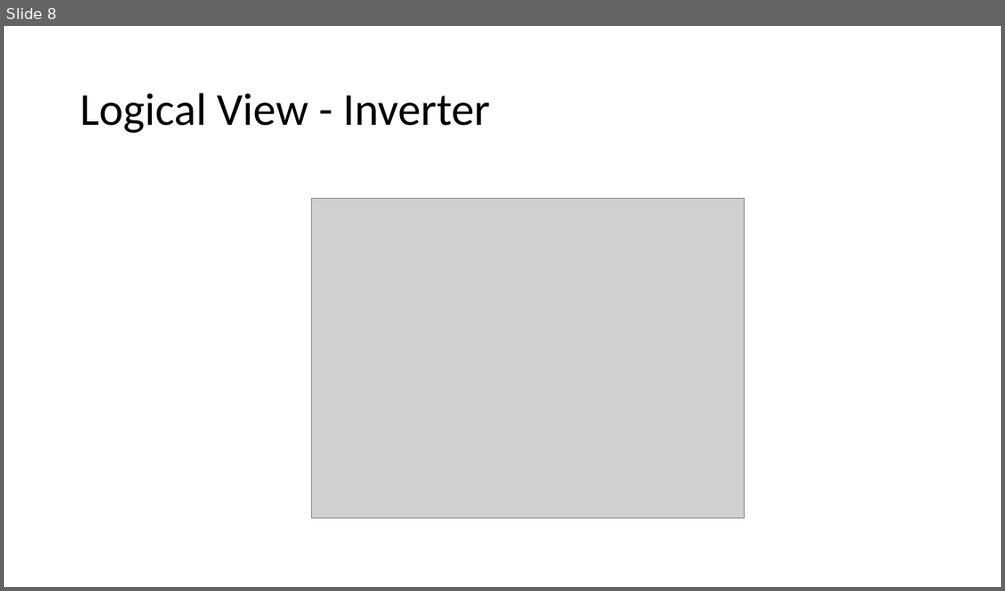
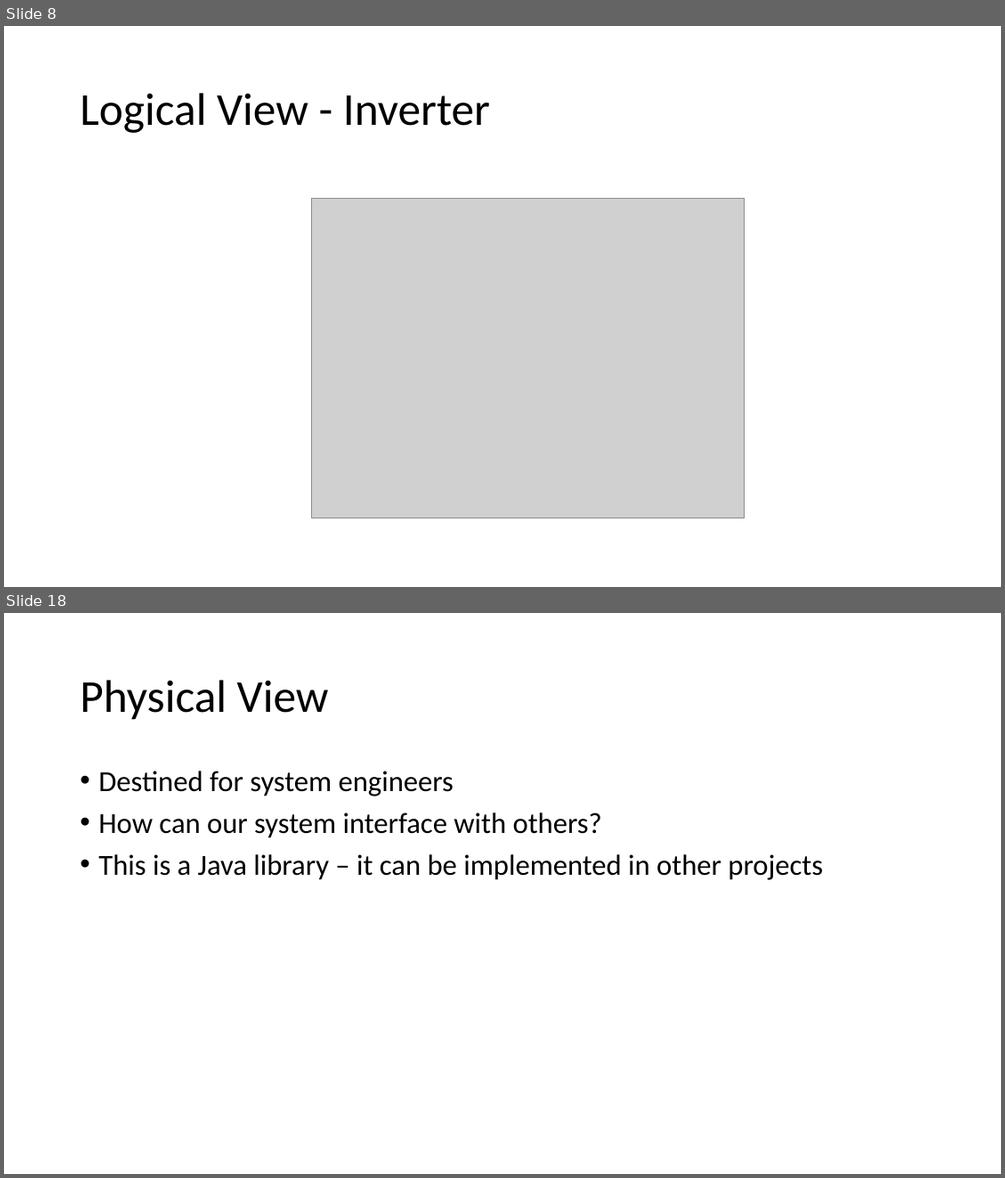
Before and after one commit to vkostyukov/la4j, a slide deck: ArchSW-docs/La4j.pptx. Shown one above the other, each under a label of ours: slide 8 before the commit, slides 8 and 18 after it; the slides between them are not shown. The pictures are 1005x591 and 1005x1178 pixels, drawn with LibreOffice and Linux fonts; fonts in the diff are those of the drawing; grey boxes stand for pictures. Boxes give left, top, right and bottom in pixels: in the first picture for what was removed or moved away, otherwise in the second. Text is boxed around its words. In the diff, an @@ line names an element or a change of style, - is before the commit and + after.

```diff
--- a/ArchSW-docs/La4j.pptx
+++ b/ArchSW-docs/La4j.pptx
@@ slide 18 added at [4,613,1001,1174], background #FFFFFF @@
@@ title added at [80,680,329,720], 44 pt, text #000000 @@
+Physical View
@@ text added at [98,771,823,880], 28 pt, text #000000 @@
+• Destined for system engineers
+• How can our system interface with others?
+• This is a Java library – it can be implemented in other projects
```
Also in this commit, not shown: 10 other slides added.
